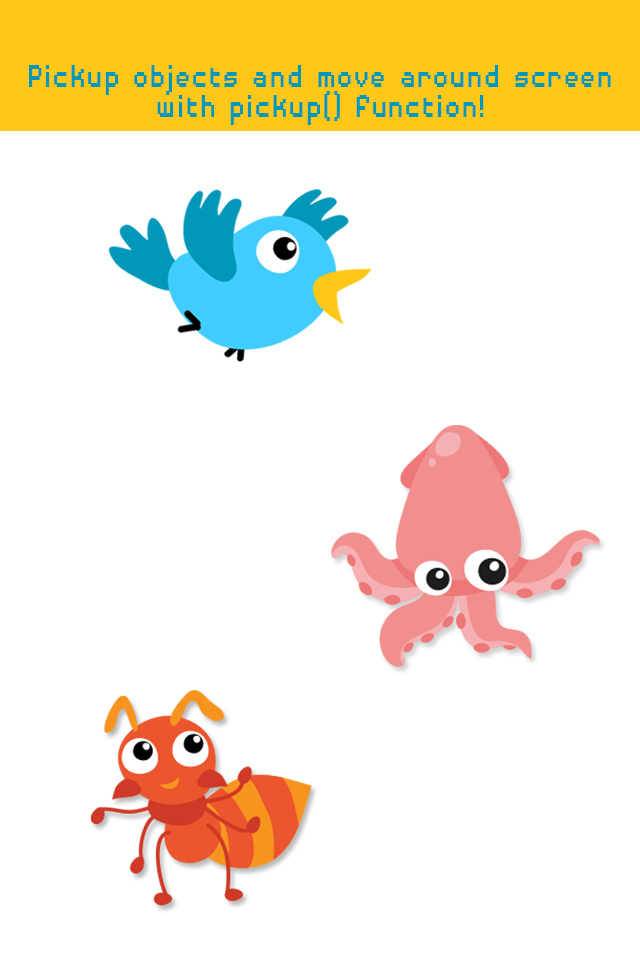
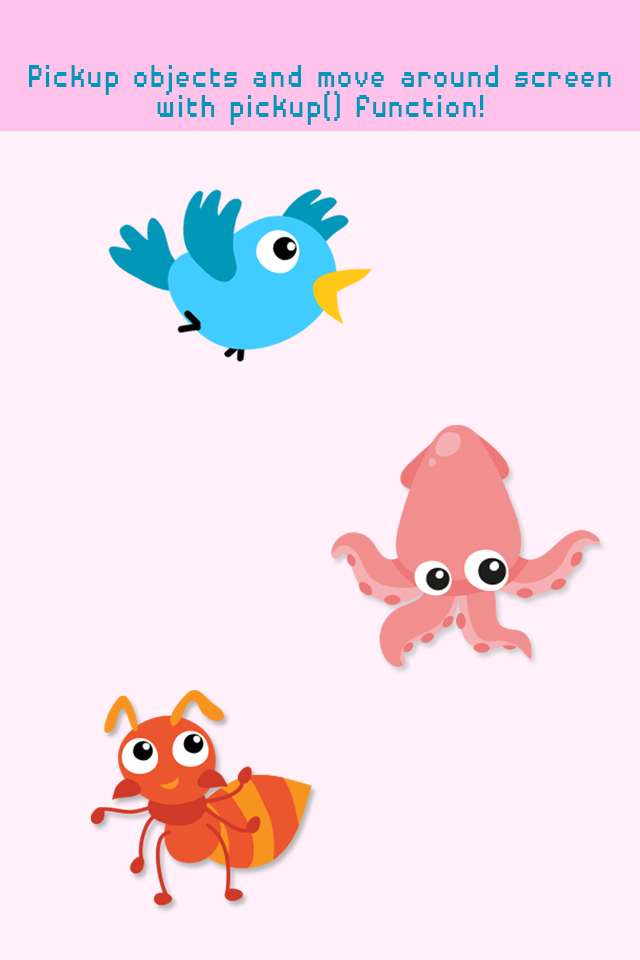
Layer changes from the first 640px x 960px image to the second:
painted on "Layer 2" over (x1=0, y1=0, x2=640, y2=131)
painted on "Layer 1" over (x1=0, y1=0, x2=640, y2=960)
